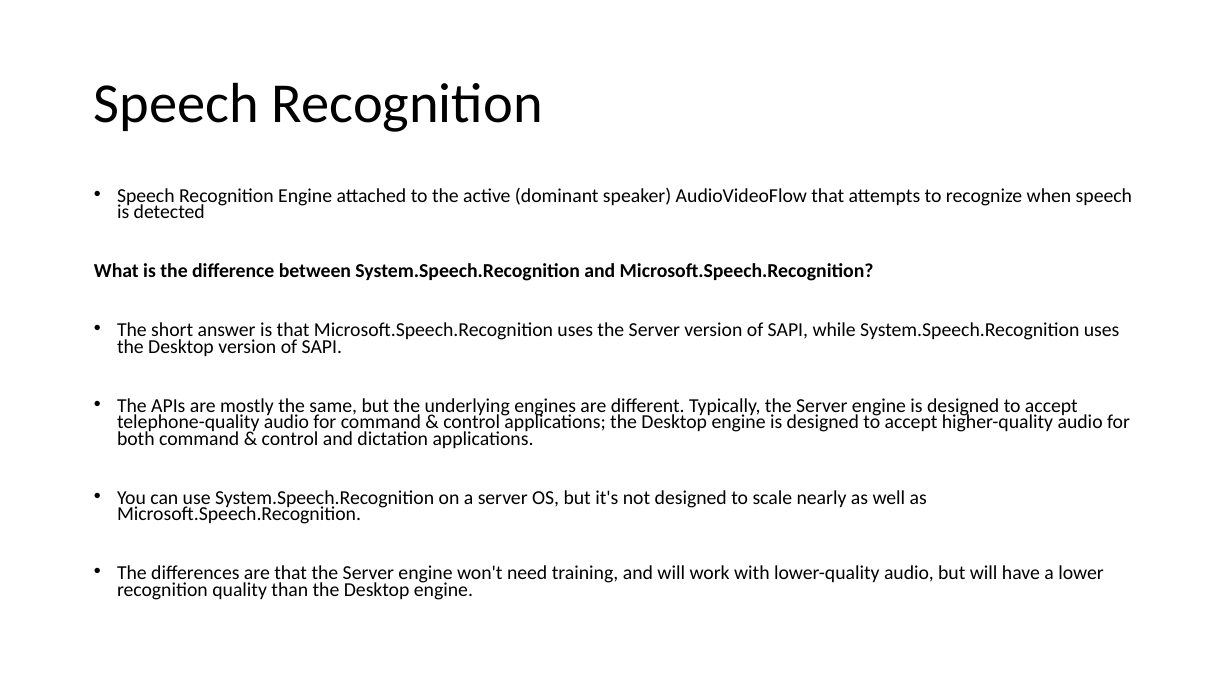
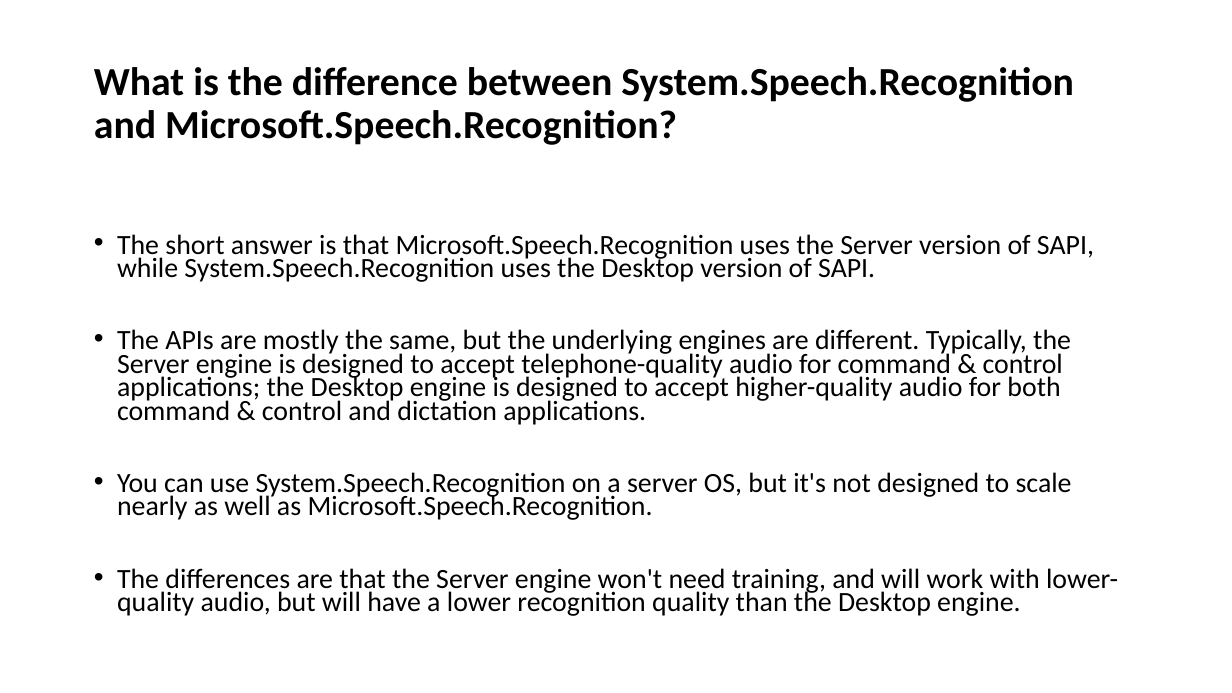
Before and after one commit to saluber/LyncMeetingTranscript, a slide deck: slide 16 of LyncMeetingTranscript.pptx (slide 6 before the commit). Drawn at 1232x693 pixels with LibreOffice and Linux fonts; fonts in the diff are those of the drawing. Boxes give left, top, right and bottom in pixels: in the first picture for what was removed or moved away, otherwise in the second. Text is boxed around its words. In the diff, an @@ line names an element or a change of style, - is before the commit and + after.

```diff
--- a/LyncMeetingTranscript.pptx
+++ b/LyncMeetingTranscript.pptx
@@ title at box(94, 67, 1074, 145): text changed; size 44 to 31 pt; bold on @@
-Speech Recognition
+What is the difference between System.Speech.Recognition and Microsoft.Speech.Recognition?
@@ text "The short answer is that ..." at box(117, 234, 1118, 616): size 15.4 to 21.7 pt @@
@@ text at box(94, 188, 1132, 281): paragraphs removed @@
-• Speech Recognition Engine attached to the active (dominant speaker) AudioVideoFlow that attempts to recognize when speech is detected
-What is the difference between System.Speech.Recognition and Microsoft.Speech.Recognition?
```
Also in this commit, not shown: 5 other slides changed, 5 slides added, 5 slides removed, 6 other files.
